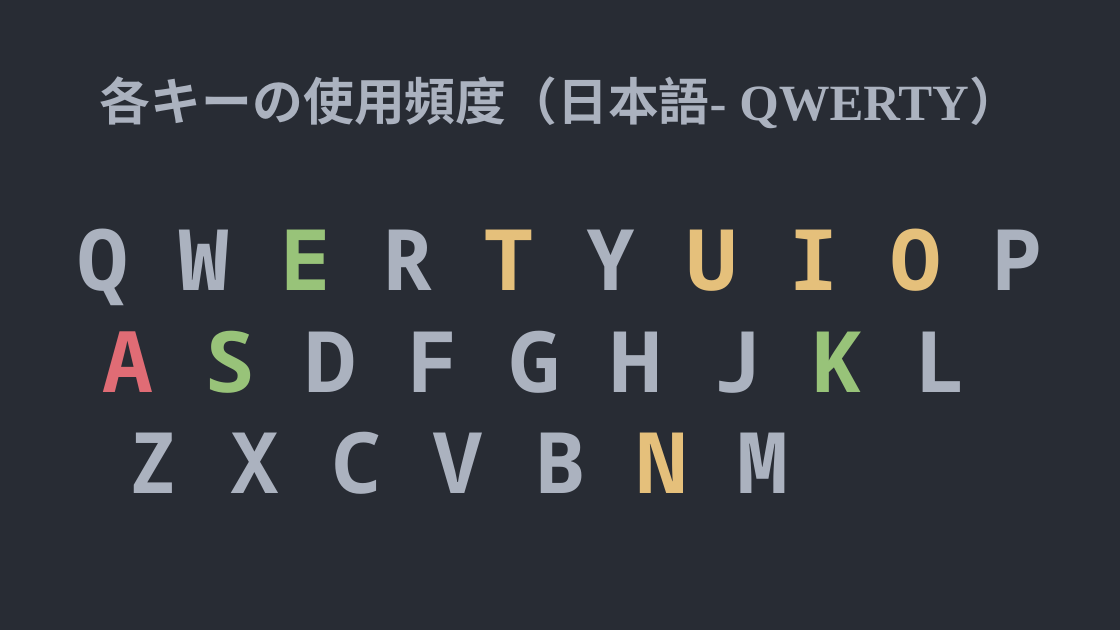
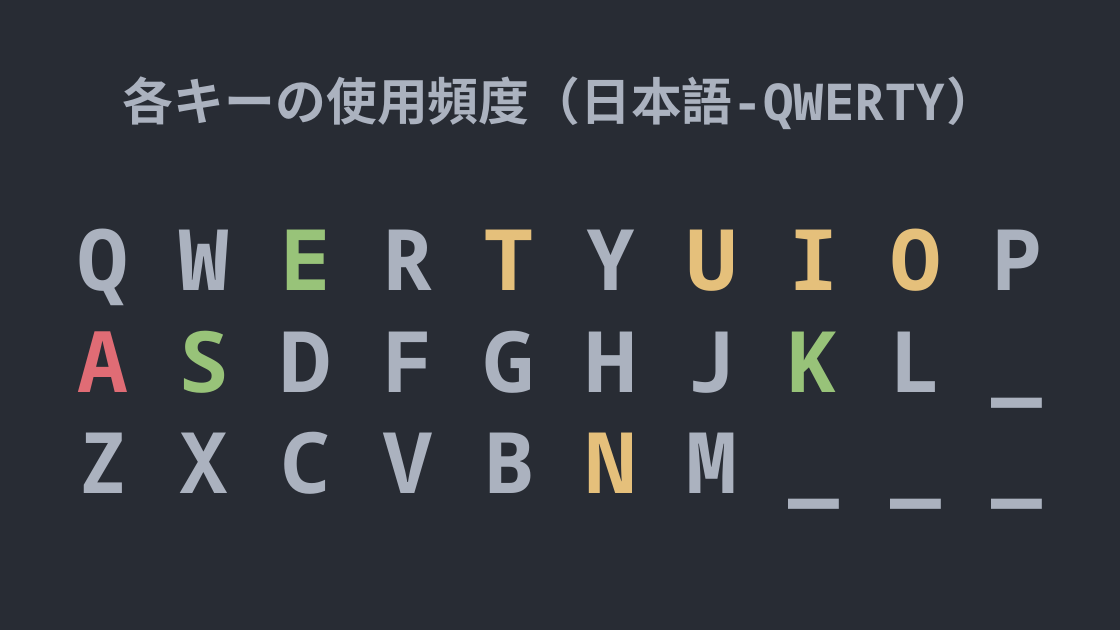
Before and after one commit to yuichiro-kurose/keyboard, a slide deck: slide 4 of docs/最終発表.odp (slide 5 before the commit). Drawn at 1120x630 pixels with LibreOffice and Linux fonts; fonts in the diff are those of the drawing. Boxes give left, top, right and bottom in pixels: in the first picture for what was removed or moved away, otherwise in the second. Text is boxed around its words. In the diff, an @@ line names an element or a change of style, - is before the commit and + after.

```diff
--- a/docs/最終発表.odp
+++ b/docs/最終発表.odp
@@ title at (123, 76, 997, 129): spaces changed @@
-各キーの使用頻度（日本語- QWERTY）
+各キーの使用頻度（日本語-QWERTY）
@@ subtitle at (77, 330, 941, 494): text changed @@
-A S D F G H J K L
-Z X C V B N M
+A S D F G H J K L _
+Z X C V B N M _ _ _
```
Also in this commit, not shown: 6 other slides changed, 10 slides added, 3 slides removed, 7 other files.
